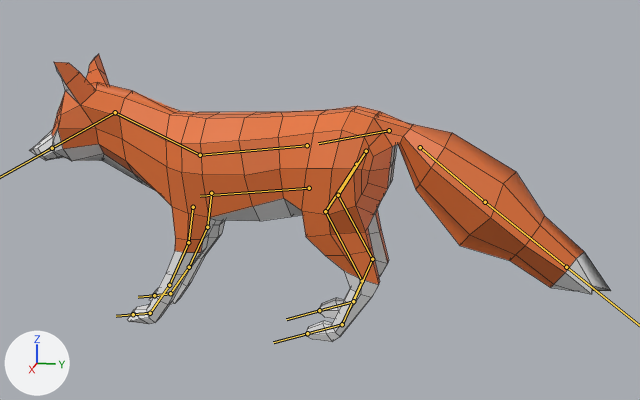
Before and after pictures for a commit that changed the FBX model WaterTamagochi/app/sampledata/fox.fbx.
Camera for both pictures: a 50 mm lens placed at (11.29, 2.43, 3.2), pointed at (-0.03, 0.16, 0.37). The lights are fixed; the arrows at lower left show +X, +Y and +Z. The bones that bend it are drawn over the model as lines. Mesh edges are drawn as thin lines.
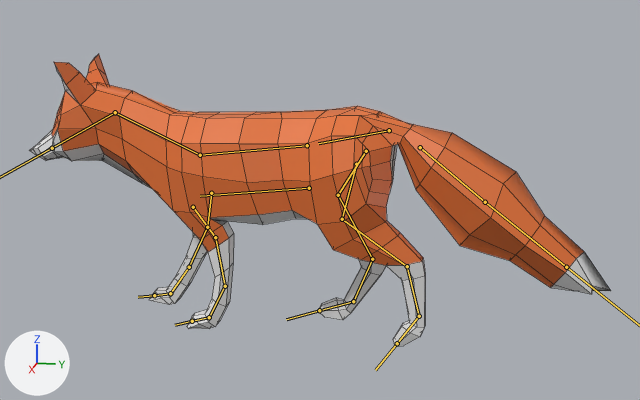
The newer file adds an action. The first version stands in its rest pose; the second is drawn at frame 1 of the action 'Armature|Walk'.

What differs and where, as boxes [x1, y1, x2, y2] in the pictures (640 x 400 px):
'Cube', posed
    before: [29, 54, 611, 342]
    after: [29, 54, 611, 346]
bone 'Bone.015', root to tip
    before: (193, 207) to (188, 242)
    after: (193, 207) to (215, 237)
bone 'Bone.016', root to tip
    before: (188, 242) to (169, 285)
    after: (215, 237) to (225, 286)
bone 'Bone.017', root to tip
    before: (169, 285) to (150, 313)
    after: (225, 286) to (209, 317)
bone 'Bone.010', root to tip
    before: (356, 164) to (325, 211)
    after: (356, 164) to (342, 219)
bone 'Bone.011', root to tip
    before: (325, 211) to (362, 281)
    after: (342, 219) to (407, 266)
bone 'Bone.012', root to tip
    before: (362, 281) to (342, 324)
    after: (407, 266) to (419, 316)

The edits, one by one:
Bone 'Bone.015' (bone_bone_015) turns from (0, 0, 0) to (-45, 0, 0) degrees about its own x, y and z.
Bone 'Bone.016' (bone_bone_016) turns from (0, 0, 0) to (9, 0, 0) degrees about its own x, y and z.
Bone 'Bone.017' (bone_bone_017) turns from (0, 0, 0) to (28, 0, 0) degrees about its own x, y and z.
Bone 'Bone.010' (bone_bone_010) turns from (0, 0, 0) to (18, 0, 0) degrees about its own x, y and z.
Bone 'Bone.011' (bone_bone_011) turns from (0, 0, 0) to (9, 0, 0) degrees about its own x, y and z.
Bone 'Bone.012' (bone_bone_012) turns from (0, 0, 0) to (-9, 0, 0) degrees about its own x, y and z.
